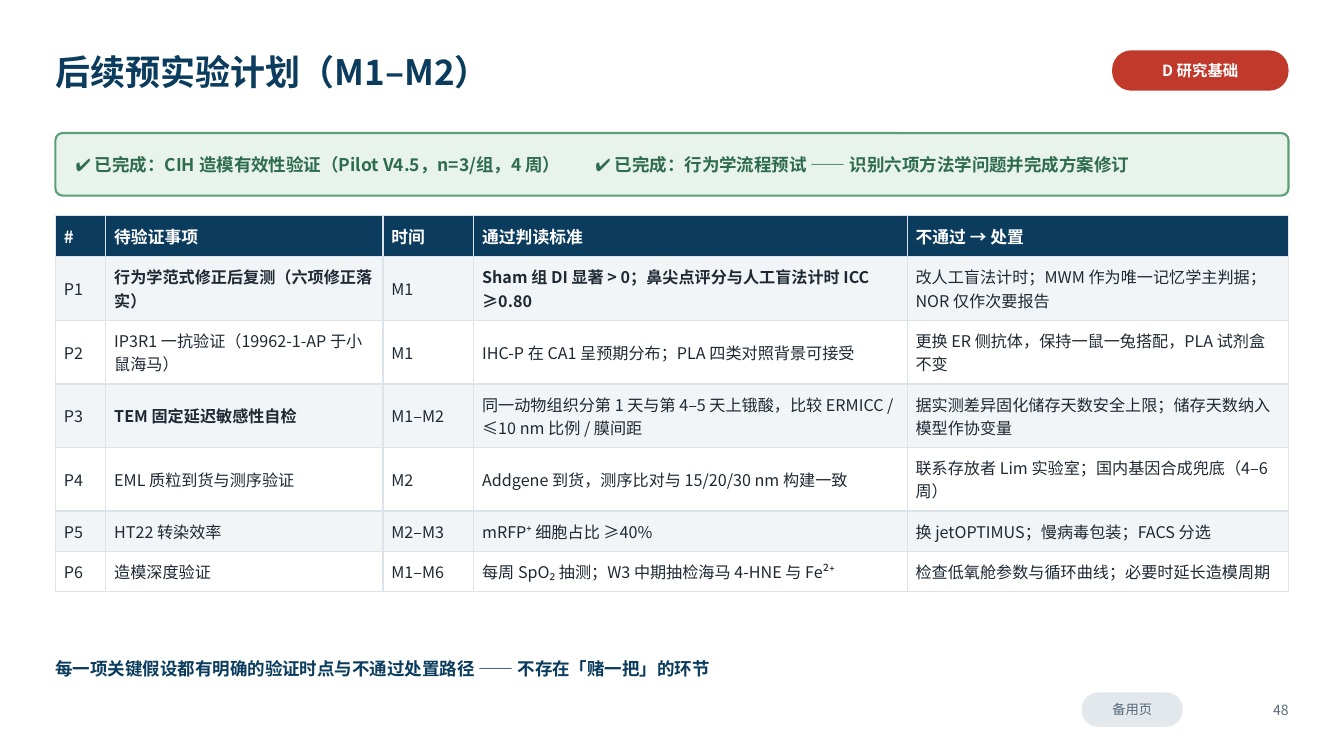
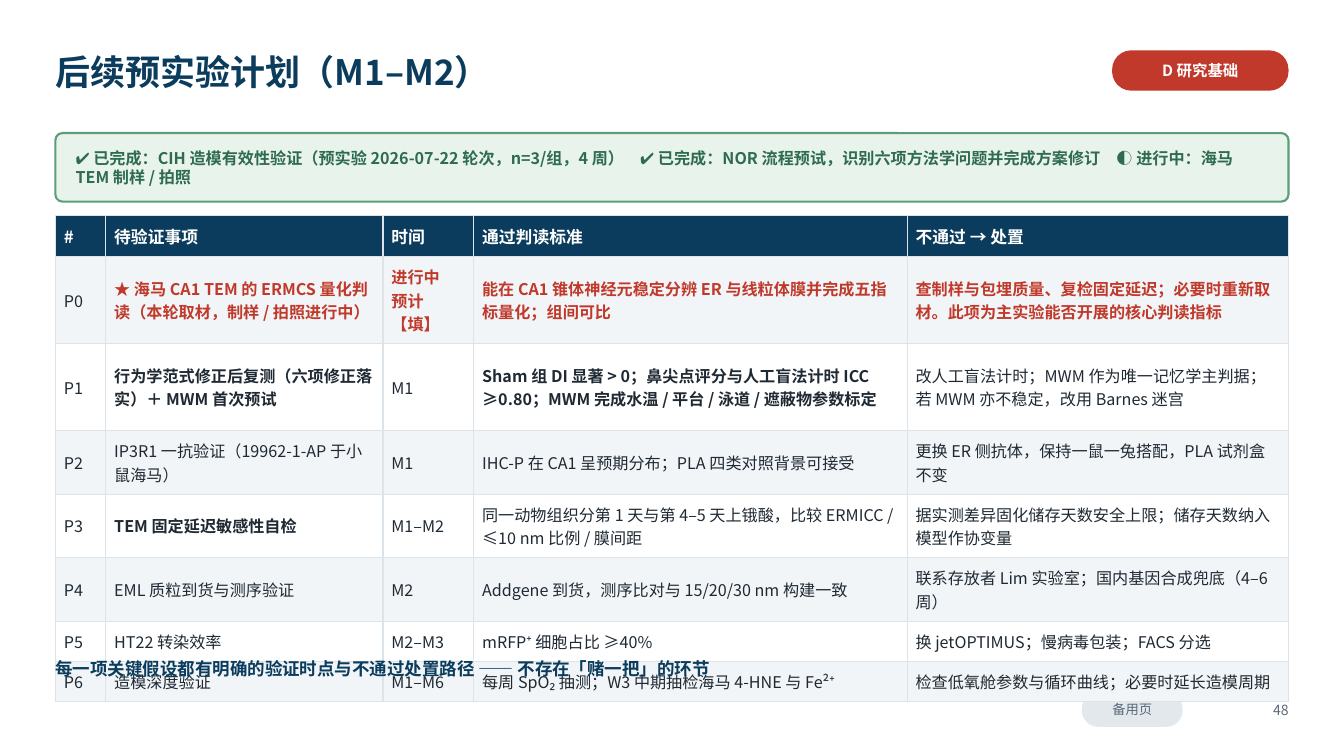
Before and after one commit to xoaiquynhanh17228kk-sketch/test, a slide deck: slide 48 of 开题报告_6分钟版.pptx. Drawn at 1344x756 pixels with LibreOffice and Linux fonts; fonts in the diff are those of the drawing. Boxes give left, top, right and bottom in pixels: in the first picture for what was removed or moved away, otherwise in the second. Text is boxed around its words. In the diff, an @@ line names an element or a change of style, - is before the commit and + after.

```diff
--- a/开题报告_6分钟版.pptx
+++ b/开题报告_6分钟版.pptx
@@ rounded rectangle: place and size @@
-rounded rectangle at bbox=[55, 133, 1289, 196]
+rounded rectangle at bbox=[55, 133, 1289, 202]
@@ rounded rectangle at bbox=[55, 133, 1289, 202]: proportions changed @@
@@ text at bbox=[93, 150, 1233, 167]: text changed; size 12.5 to 11.5 pt @@
-✔ 已完成：CIH 造模有效性验证（Pilot V4.5，n=3/组，4 周） ✔ 已完成：行为学流程预试 —— 识别六项方法学问题并完成方案修订
+✔ 已完成：CIH 造模有效性验证（预实验 2026-07-22 轮次，n=3/组，4 周） ✔ 已完成：NOR 流程预试，识别六项方法学问题并完成方案修订 ◐ 进行中：海马 TEM 制样 / 拍照
@@ table at bbox=[55, 216, 1289, 695] @@
-row 2: P1 | 行为学范式修正后复测（六项修正落实） | M1 | Sham 组 DI 显著 > 0；鼻尖点评分与人工盲法计时 ICC ≥0.80 | 改人工盲法计时；MWM 作为唯一记忆学主判据；NOR 仅作次要报告
+row 2: P0 | ★ 海马 CA1 TEM 的 ERMCS 量化判读（本轮取材，制样 / 拍照进行中） | 进行中 / 预计【填】 | 能在 CA1 锥体神经元稳定分辨 ER 与线粒体膜并完成五指标量化；组间可比 | 查制样与包埋质量、复检固定延迟；必要时重新取材。此项为主实验能否开展的核心判读指标
+row 3: P1 | 行为学范式修正后复测（六项修正落实）＋ MWM 首次预试 | M1 | Sham 组 DI 显著 > 0；鼻尖点评分与人工盲法计时 ICC ≥0.80；MWM 完成水温 / 平台 / 泳道 / 遮蔽物参数标定 | 改人工盲法计时；MWM 作为唯一记忆学主判据；若 MWM 亦不稳定，改用 Barnes 迷宫
```
Also in this commit, not shown: 8 other slides changed, 5 other files.
